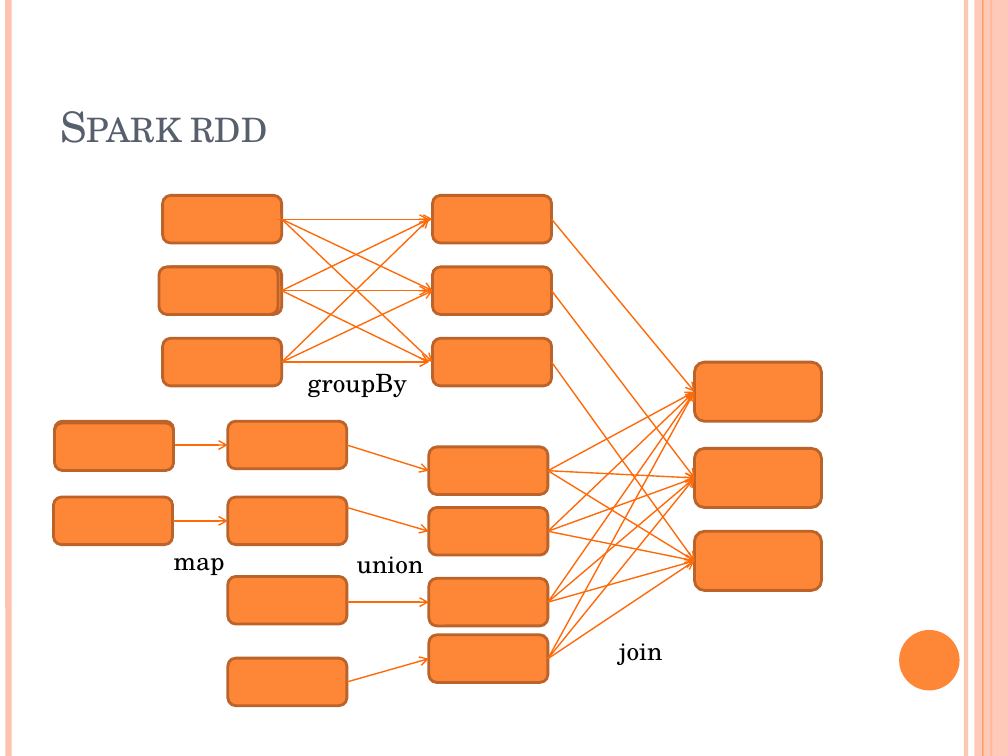
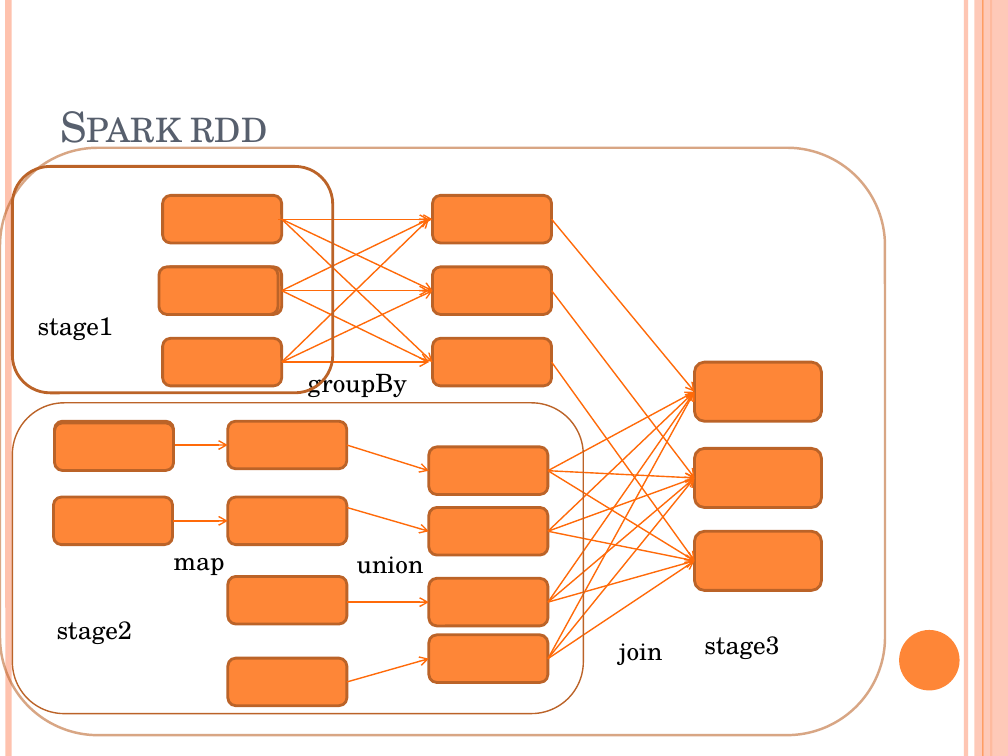
Before and after one commit to snowman1985/mypractice, a slide deck: slide 9 of Spark_学习分享.pptx (slide 8 before the commit). Drawn at 1008x756 pixels with LibreOffice and Linux fonts; fonts in the diff are those of the drawing. Boxes give left, top, right and bottom in pixels: in the first picture for what was removed or moved away, otherwise in the second. Text is boxed around its words. In the diff, an @@ line names an element or a change of style, - is before the commit and + after.

Commit message:
spark learning ppt update

```diff
--- a/Spark_学习分享.pptx
+++ b/Spark_学习分享.pptx
@@ rounded rectangle added at [0,148,885,736], outline #BC6329 1.75 pt @@
@@ rounded rectangle added at [12,166,333,393], outline #BC6329 2 pt @@
@@ text added at [38,317,113,340], 18 pt, text #000000 @@
+stage1
@@ rounded rectangle added at [12,403,583,714], outline #BC6329 1 pt @@
@@ text added at [57,621,132,644], 18 pt, text #000000 @@
+stage2
@@ text added at [704,636,779,659], 18 pt, text #000000 @@
+stage3
```
Also in this commit, not shown: 1 other slide changed, 4 slides added.
